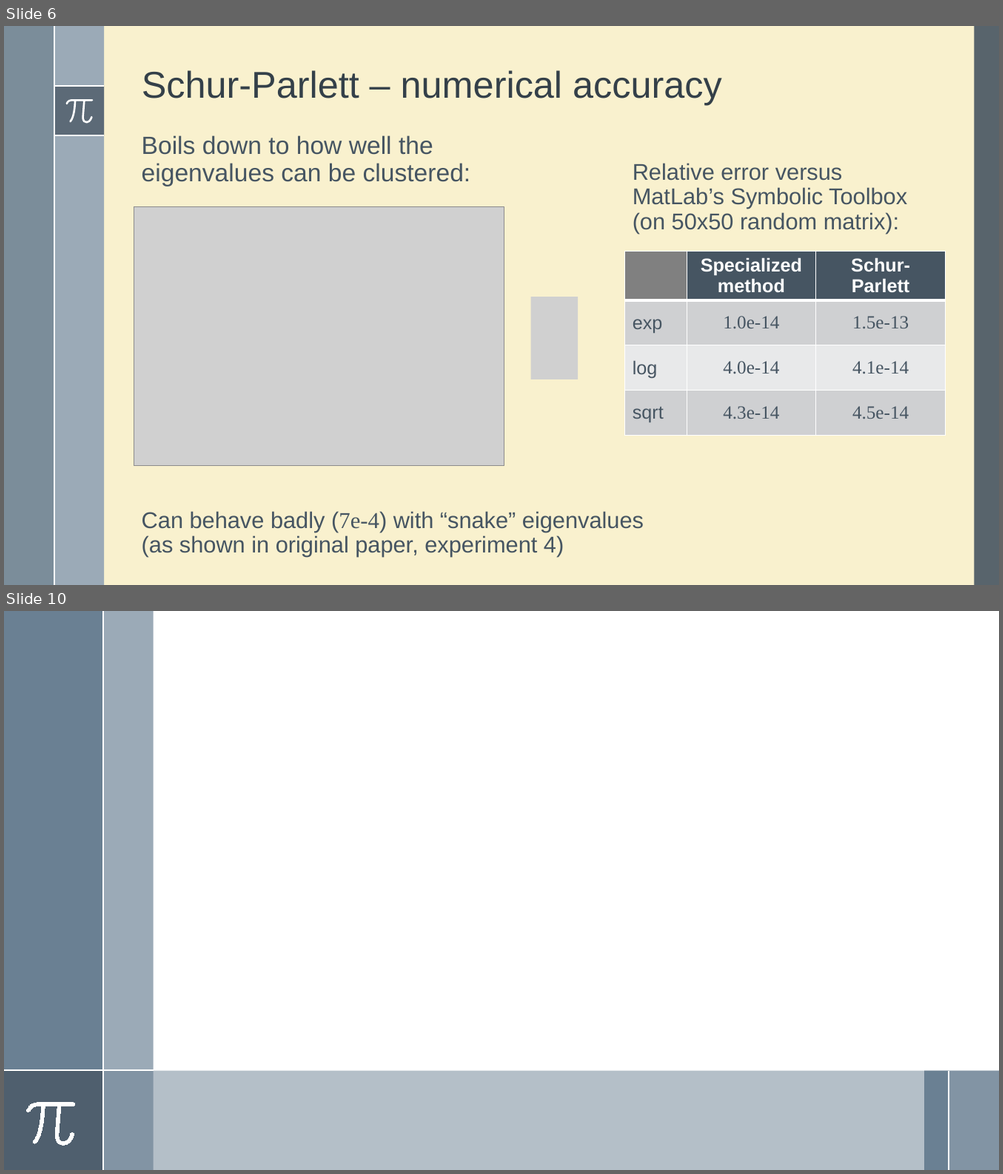
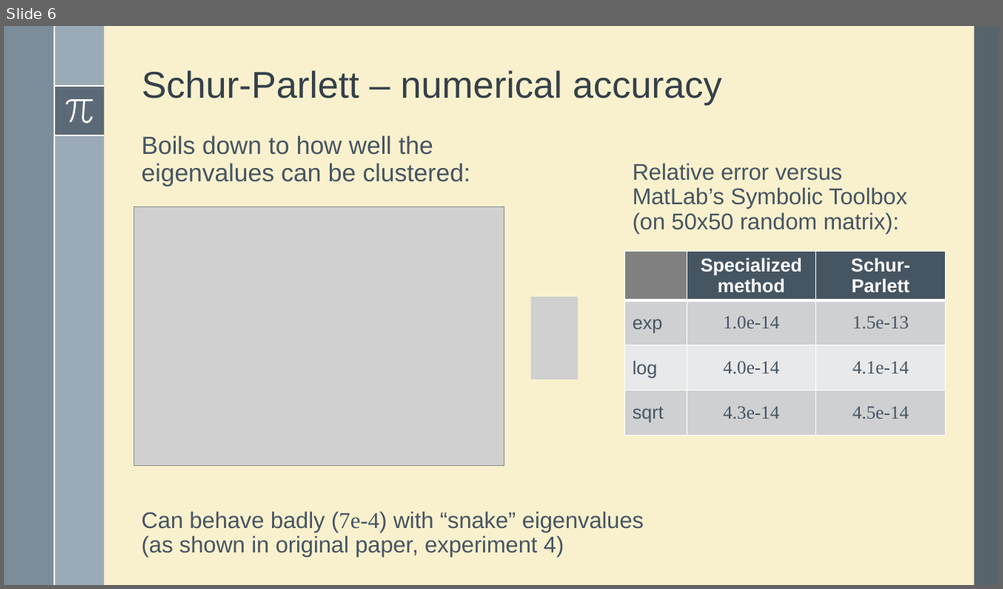
Before and after one commit to robzan8/MatFun.jl, a slide deck: docs/slides pd2ggaln/MatFun.pptx. Shown one above the other, each under a label of ours: slides 6 and 10 before the commit, slide 6 after it; the slides between them are not shown. The pictures are 1003x1174 and 1003x589 pixels, drawn with LibreOffice and Linux fonts; fonts in the diff are those of the drawing; grey boxes stand for pictures. Boxes give left, top, right and bottom in pixels: in the first picture for what was removed or moved away, otherwise in the second. Text is boxed around its words. In the diff, an @@ line names an element or a change of style, - is before the commit and + after.

```diff
--- a/docs/slides pd2ggaln/MatFun.pptx
+++ b/docs/slides pd2ggaln/MatFun.pptx
@@ slide 10 removed at [4,611,999,1170], background #FFFFFF @@
@@ rectangle removed at [4,611,103,1170] @@
@@ rectangle removed at [103,611,153,1170] @@
@@ line removed from (103, 611) to (103, 1170) @@
@@ rectangle removed at [4,1071,999,1170] @@
@@ rectangle removed at [4,1071,103,1170] @@
@@ line removed from (4, 1071) to (153, 1071) @@
@@ rectangle removed at [924,1071,948,1170] @@
@@ rectangle removed at [948,1071,999,1170] @@
@@ line removed from (948, 1071) to (948, 1170) @@
@@ freeform shape removed at [26,1103,75,1146] @@
```
Also in this commit, not shown: 3 slides changed, 7 slides added, 3 other slides removed, 12 other files.
